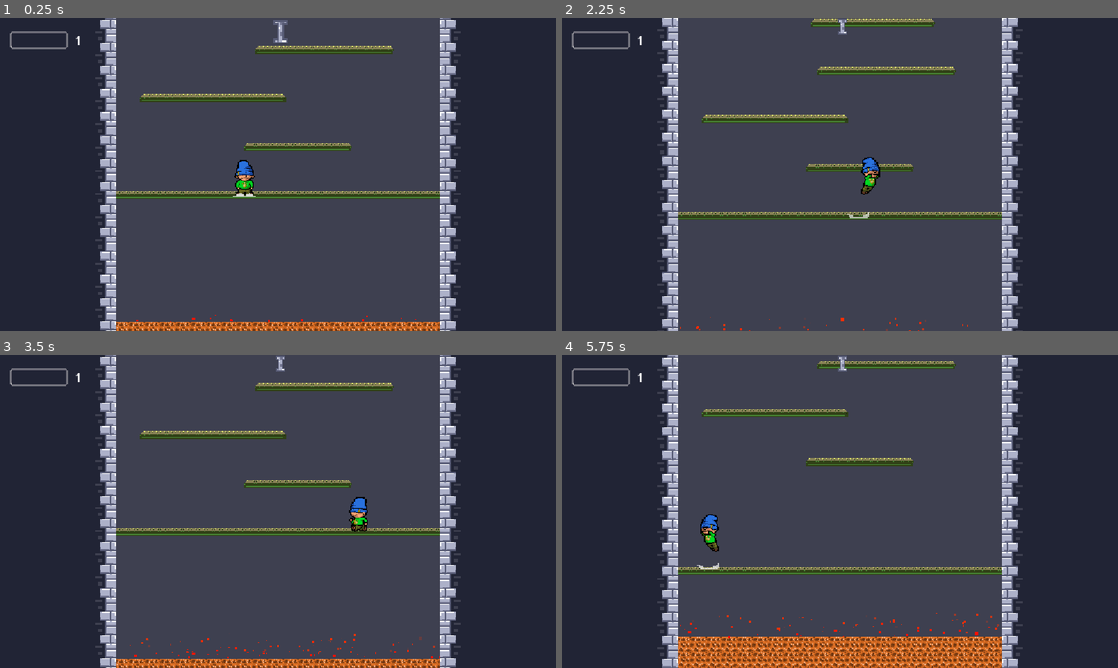
Above: before the commit, frames 1-4 (two rows, left to right).
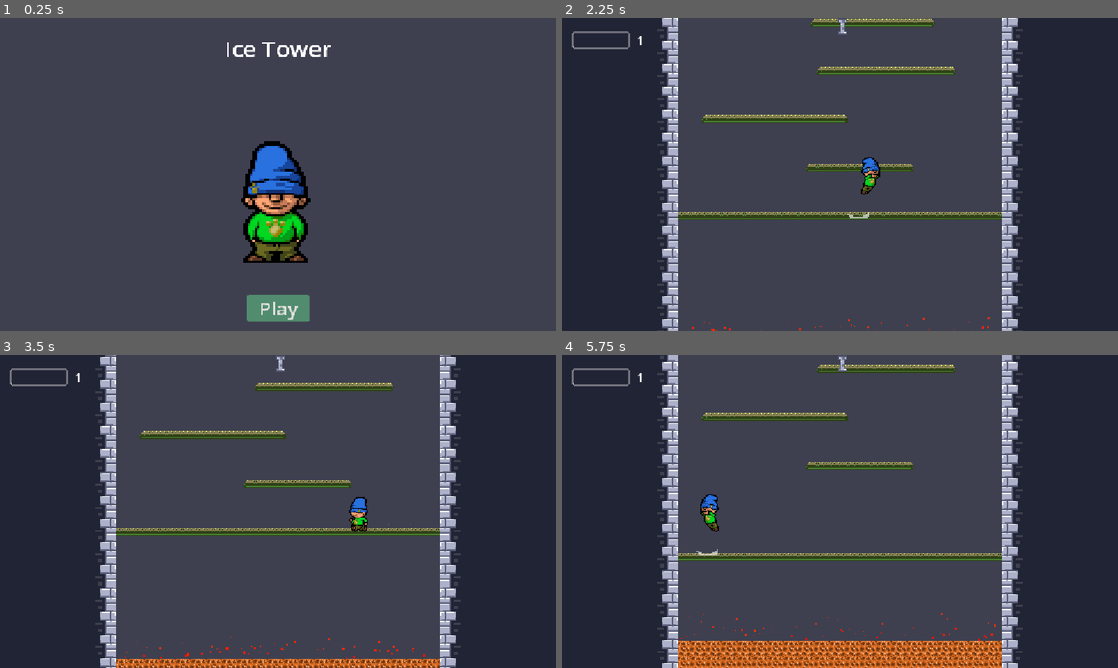
Above: after the commit, the same moments.

Repository: DoktorZnak/ice-tower-dz
Game: Godot game, scene res://scenes/game_over/game_over.tscn
Two runs of this game, one before a commit and one after it. Both use one fixed random seed, a clock stepped at 60 frames per second and the inputs below. Before the commit the project starts from res://scenes/main/main.tscn. Sound files missing from this copy of the repository are replaced by a short silence.
Inputs (mouse positions are in pixels of both pictures, inside the frame that each line leads up to):
- Up to frame 1 (0.25 s): no input
- Up to frame 2 (2.25 s): click (840, 309) at 0.5 s, where only the run after the commit has a clickable "Play"; tap Enter at 1.25 s; move the mouse to (962, 158) at 1.27 s; hold Space (jump) 1.28-2.03 s; hold D (right) from 1.28 s (still down); click (962, 158) at 1.42 s; move the mouse to (728, 190) at 2.02 s; tap Space (jump) at 2.1 s
- Up to frame 3 (3.5 s): tap Space (jump) at 2.27, 2.57 s; move the mouse to (333, 442) at 2.77 s; release D (right) at 2.78 s; hold A (left) from 2.78 s (still down); hold Space (jump) from 2.78 s (still down)
- Up to frame 4 (5.75 s): move the mouse to (812, 574) at 3.52 s; release A (left) at 3.53 s; release Space (jump) at 3.53 s; hold D (right) 3.53-5.03 s; tap Space (jump) at 3.6, 3.77, 4.07, 5.1, 5.27, 5.57 s; click (812, 574) at 3.67 s; move the mouse to (1006, 558) at 4.27 s; hold Space (jump) 4.28-5.03 s; tap R (reset_game) at 4.9 s; move the mouse to (673, 464) at 5.02 s; hold A (left) from 5.03 s (still down)

The runs differ from the first frame. In frame 1, 51% of the frame differs, in the area x 0-100%, y 0-100%; in frame 2, less than 0.1%; in frame 3, 0.2%; in frame 4, 14%.

Commit message:
add mobile touch controls, start screen, and quieter jump sounds

Diff:
--- a/project.godot
+++ b/project.godot
@@ -11,7 +11,7 @@
 [application]
 
 config/name="my ice tower"
-run/main_scene="uid://br1cqd800x1kl"
+run/main_scene="uid://dt5siaov6rh3e"
 config/features=PackedStringArray("4.6", "Forward Plus")
 config/icon="res://icon.svg"
 
--- a/scenes/_partials/player/player.tscn
+++ b/scenes/_partials/player/player.tscn
@@ -142,7 +142,7 @@
 
 [node name="AudioStreamPlayer2D" type="AudioStreamPlayer2D" parent="." unique_id=1025769798]
 stream = ExtResource("7_dct5s")
-volume_db = -8.0
+volume_db = -12.0
 
 [node name="WalkingAudio" type="AudioStreamPlayer2D" parent="." unique_id=324628954]
 stream = ExtResource("8_rex2j")
--- /dev/null
+++ b/scenes/_partials/touch_controls/touch_controls.gd
@@ -0,0 +1,46 @@
+extends CanvasLayer
+
+# On-screen buttons for mobile browsers. Only visible on touchscreen devices.
+
+const BUTTON_SIZE = 150
+const MARGIN = 30
+const GAP = 20
+
+func make_button(action: String, text: String, pos: Vector2):
+	var img = Image.create(BUTTON_SIZE, BUTTON_SIZE, false, Image.FORMAT_RGBA8)
+	img.fill(Color(1, 1, 1, 0.25))
+	var pressed_img = Image.create(BUTTON_SIZE, BUTTON_SIZE, false, Image.FORMAT_RGBA8)
+	pressed_img.fill(Color(1, 1, 1, 0.5))
+
+	var shape = RectangleShape2D.new()
+	shape.size = Vector2(BUTTON_SIZE, BUTTON_SIZE)
+
+	var button = TouchScreenButton.new()
+	button.texture_normal = ImageTexture.create_from_image(img)
+	button.texture_pressed = ImageTexture.create_from_image(pressed_img)
+	button.shape = shape
+	button.shape_centered = true
+	button.action = action
+	button.passby_press = true # sliding a finger between left/right switches direction
+	button.position = pos
+
+	var label = Label.new()
+	label.text = text
+	label.size = Vector2(BUTTON_SIZE, BUTTON_SIZE)
+	label.horizontal_alignment = HORIZONTAL_ALIGNMENT_CENTER
+	label.vertical_alignment = VERTICAL_ALIGNMENT_CENTER
+	label.add_theme_font_size_override("font_size", 48)
+	button.add_child(label)
+
+	add_child(button)
+
+func _process(_delta):
+	visible = GameManager.touch_used
+
+func _ready():
+	visible = GameManager.touch_used
+	var screen = get_viewport().get_visible_rect().size
+	var y = screen.y - BUTTON_SIZE - MARGIN
+	make_button("left", "<", Vector2(MARGIN, y))
+	make_button("right", ">", Vector2(MARGIN + BUTTON_SIZE + GAP, y))
+	make_button("jump", "^", Vector2(screen.x - BUTTON_SIZE - MARGIN, y))
--- a/scenes/game_manager.gd
+++ b/scenes/game_manager.gd
@@ -2,6 +2,7 @@
 extends Node
 
 var player_won = false
+var is_first_launch = true # game starts on the game over screen as a start screen
 const LEVEL_THRESHOLDS = [30, 50, 65, 90]
 const LEVEL_PIXELS_TRESHOLD = 600
 var platform_counter = 1
@@ -22,6 +23,15 @@
 	'xp': 400
 }
 
+var touch_used = false # shows on-screen buttons
+
+func _input(event):
+	# Browsers can't be trusted to report a touchscreen, so show the buttons after a real touch
+	if event is InputEventScreenTouch:
+		touch_used = true
+	elif event is InputEventKey and (event.is_action_pressed("left") or event.is_action_pressed("right") or event.is_action_pressed("jump")):
+		touch_used = false
+
 func set_stat_point(stat_name, value):
 	players_stats[stat_name]["value"] = value
 	EventBus.stats_updated.emit()
--- a/scenes/game_over/game_over.gd
+++ b/scenes/game_over/game_over.gd
@@ -1,6 +1,15 @@
 extends Control
 
 func _ready():
+	if GameManager.is_first_launch:
+		# start screen: a first tap/click also unlocks audio and shows touch controls on mobile
+		GameManager.is_first_launch = false
+		$GameWinLabel.text = 'Ice Tower'
+		$MarginContainer/HBoxContainer/Button.text = 'Play'
+		$MarginContainer/HBoxContainer/Label.visible = false
+		$PlatformCount.visible = false
+		$VBoxContainer.visible = false
+		return
 	if(!GameManager.player_won):
 		$GameWinLabel.text = 'You lose!'
 	$PlatformCount.text = str(GameManager.platform_counter) +' Platforms'
--- a/scenes/main/main.tscn
+++ b/scenes/main/main.tscn
@@ -10,6 +10,7 @@
 [ext_resource type="PackedScene" uid="uid://2lrargi40a7l" path="res://scenes/_partials/death_area/death_area.tscn" id="7_yyfjg"]
 [ext_resource type="PackedScene" uid="uid://l4aaxyybpdha" path="res://scenes/_partials/upgrade_cards/upgrade_cards.tscn" id="8_yyfjg"]
 [ext_resource type="AudioStream" uid="uid://csorvov14msgs" path="res://assets/sounds/bg-music.mp3" id="10_a8run"]
+[ext_resource type="Script" path="res://scenes/_partials/touch_controls/touch_controls.gd" id="11_touch"]
 
 [sub_resource type="TileSetAtlasSource" id="TileSetAtlasSource_a8run"]
 texture = ExtResource("6_yyfjg")
@@ -64,3 +65,8 @@
 volume_db = -25.0
 autoplay = true
 parameters/looping = true
+
+[node name="TouchControls" type="CanvasLayer" parent="."]
+layer = 10
+process_mode = 3
+script = ExtResource("11_touch")
Not shown, added: scenes/_partials/touch_controls/touch_controls.gd.uid
Not shown, changed: html/my ice tower.html
Not shown, changed: html/my ice tower.pck
